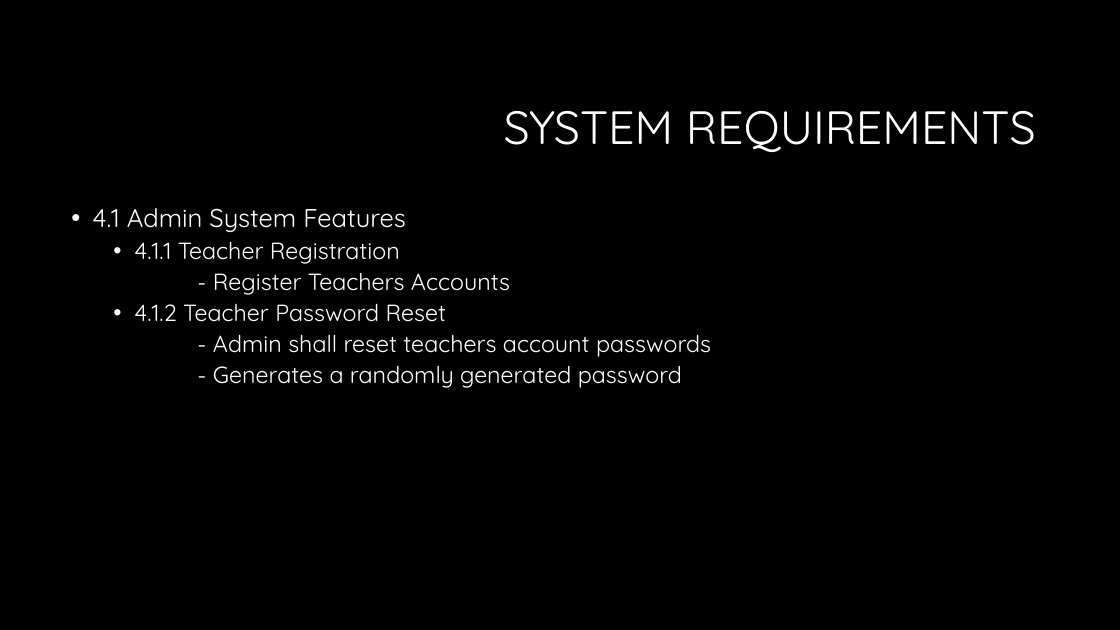
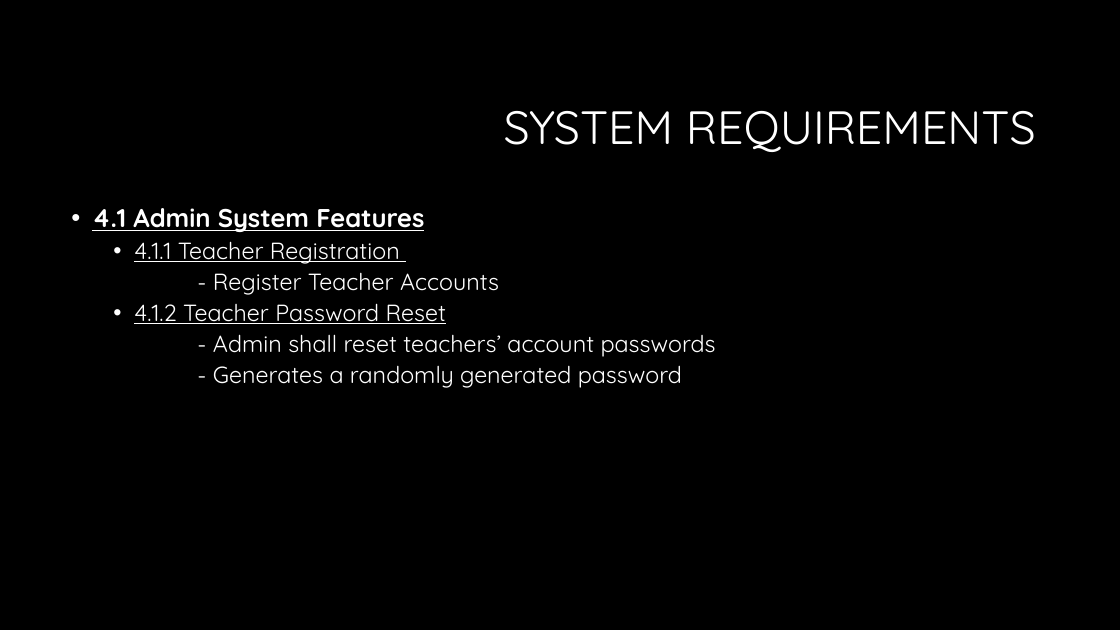
Before and after one commit to sarahakk/fraction-worksheet-creator, a slide deck: slide 10 of Presentation Elementary Engineers .pptx (slide 7 before the commit). Drawn at 1120x630 pixels with LibreOffice and Linux fonts; fonts in the diff are those of the drawing; background and template pictures are left out. Boxes give left, top, right and bottom in pixels: in the first picture for what was removed or moved away, otherwise in the second. Text is boxed around its words. In the diff, an @@ line names an element or a change of style, - is before the commit and + after.

```diff
--- a/Presentation Elementary Engineers .pptx
+++ b/Presentation Elementary Engineers .pptx
@@ text at <box>92,208,446,324</box>: bold on in "4.1 Admin System Features"; underline on in "4.1 Admin System Features", "4.1.1 Teacher Registration", "4.1.2 Teacher Password Reset" @@
@@ text at <box>213,273,499,295</box>: text changed @@
-  - Register Teachers Accounts
+  - Register Teacher Accounts
@@ text at <box>213,334,716,357</box>: text changed @@
-  - Admin shall reset teachers account passwords
+  - Admin shall reset teachers’ account passwords
```
Also in this commit, not shown: 9 other slides changed, 4 slides added.
